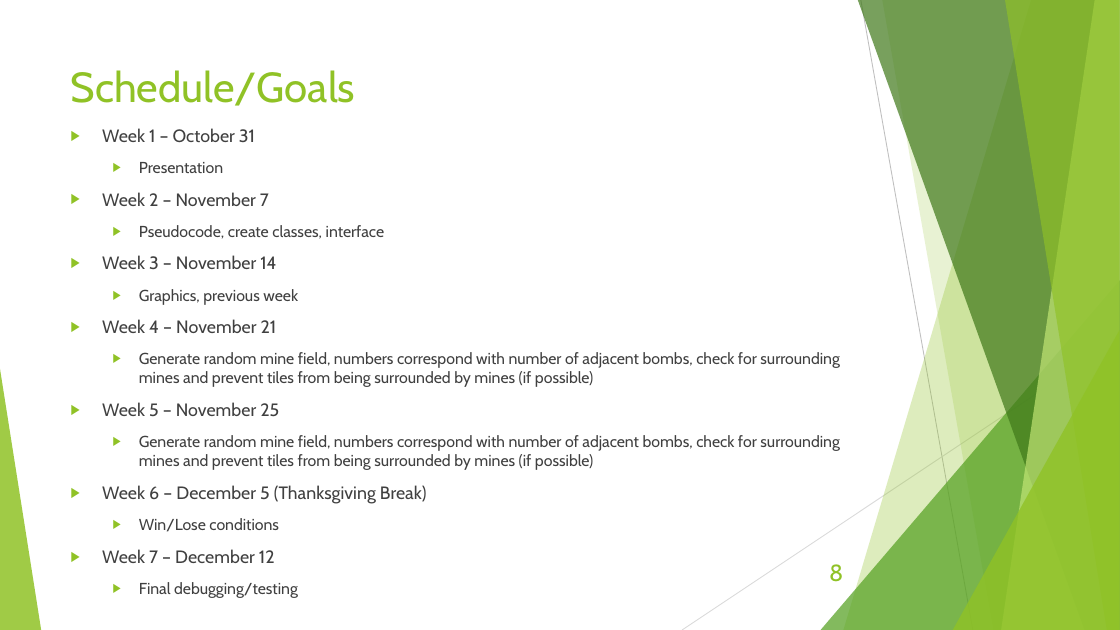
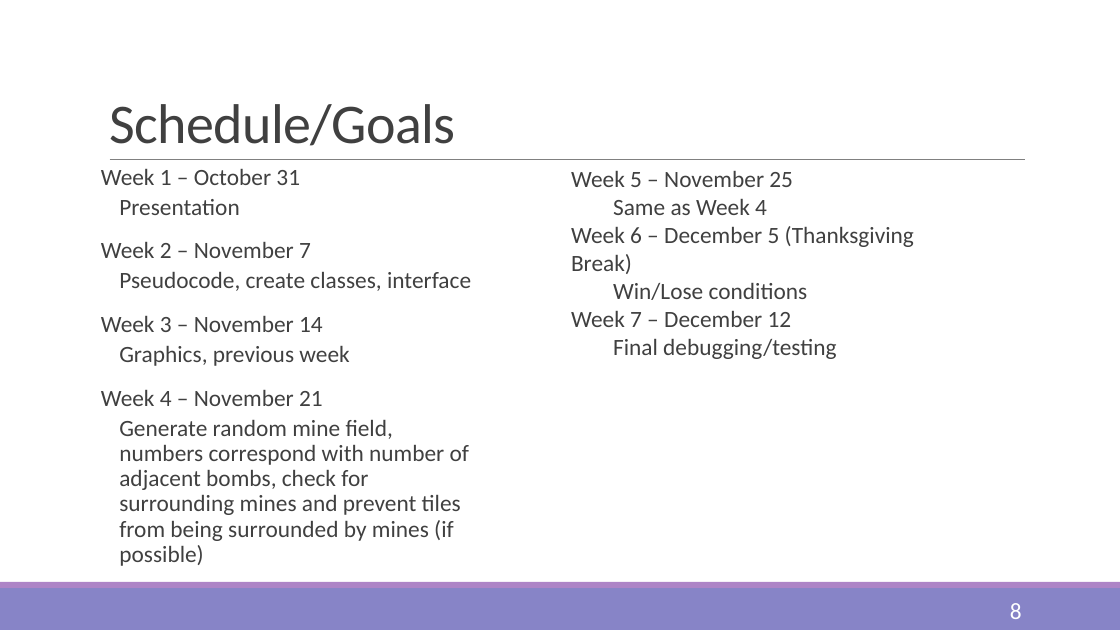
Before and after one commit to jrand35/Minesweeper, a slide deck: slide 8 of FinalPowerpoint.pptx. Drawn at 1120x630 pixels with LibreOffice and Linux fonts; fonts in the diff are those of the drawing. Boxes give left, top, right and bottom in pixels: in the first picture for what was removed or moved away, otherwise in the second. Text is boxed around its words. In the diff, an @@ line names an element or a change of style, - is before the commit and + after.

Commit message:
tweaked the powerpoint
read title

```diff
--- a/FinalPowerpoint.pptx
+++ b/FinalPowerpoint.pptx
@@ title "Schedule/Goals": place and size @@
-title "Schedule/Goals" at bbox=[71, 70, 356, 106]
+title "Schedule/Goals" at bbox=[109, 104, 456, 146]
@@ title "Schedule/Goals" at bbox=[109, 104, 456, 146]: size 36 to 48 pt, font Cabin to Calibri, text colour #90C226 to #404040, letter spacing 0 to -0.5 pt; line spacing 1 to 0.85; vertical alignment top to bottom @@
@@ text "Week 1 – October 31": place and size @@
-text "Week 1 – October 31" at bbox=[102, 128, 840, 598]
+text "Week 1 – October 31" at bbox=[101, 169, 471, 541]
@@ text "Week 1 – October 31" at bbox=[101, 169, 471, 541]: size 15.3 to 20 pt in "Week 1 – October 31", "Week 2 – November 7", "Week 3 – November 14", "Week 4 – November 21"; font Cabin to Calibri; size 13.6 to 20 pt in "Presentation", "Pseudocode, create classes, interface", "Graphics, previous week", "Generate random mine field, numbers correspond with ..."; bullet ▶ to none; line spacing 1 to 0.9; more space between paragraphs; less space between paragraphs @@
@@ line added from (110, 160) to (1026, 160), #808080 0.5 pt @@
@@ text added at bbox=[571, 171, 914, 359], 20 pt, text #404040 @@
+Week 5 – November 25
+  Same as Week 4
+Week 6 – December 5 (Thanksgiving Break)
+  Win/Lose conditions
+Week 7 – December 12
+  Final debugging/testing
@@ group removed at bbox=[0, 0, 1120, 630]: 5 freeform shapes, 3 triangles, 2 lines @@
@@ text at bbox=[102, 435, 840, 598]: paragraphs removed @@
-▶ Week 5 – November 25
-  ▶ Generate random mine field, numbers correspond with number of adjacent bombs, check for surrounding mines and prevent tiles from being surrounded by mines (if possible)
-▶ Week 6 – December 5 (Thanksgiving Break)
-  ▶ Win/Lose conditions
-▶ Week 7 – December 12
-  ▶ Final debugging/testing
@@ rectangle added at bbox=[0, 588, 1120, 630], fill #8784C7 @@
@@ rectangle added at bbox=[0, 582, 1120, 588], fill #AD84C6 @@
@@ page number: place and size @@
-page number at bbox=[829, 564, 843, 582]
+page number at bbox=[1010, 603, 1022, 619]
@@ page number at bbox=[1010, 603, 1022, 619]: font Cabin to Calibri, text colour #90C226 to #FFFFFF @@
```
Also in this commit, not shown: 8 other slides changed.
